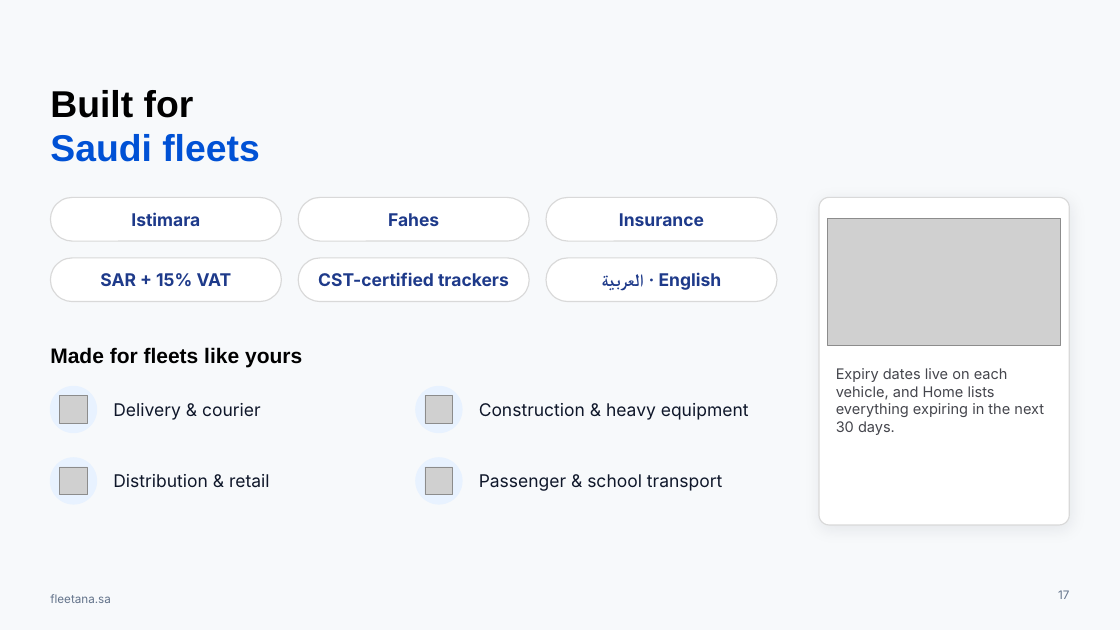
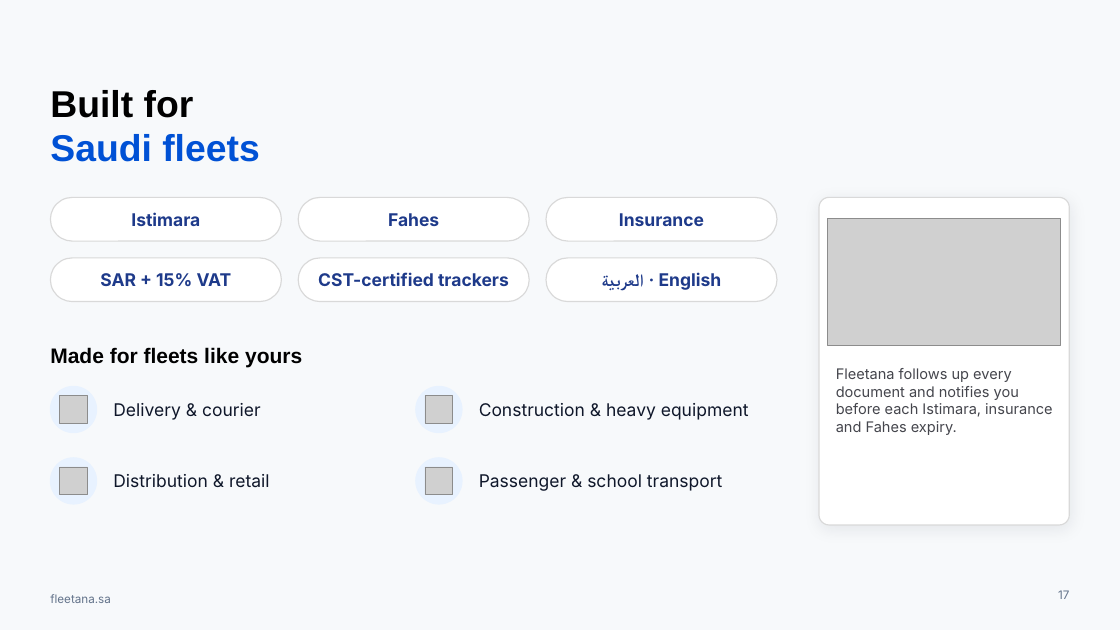
Before and after one commit to AbdallahDaban/Claude, a slide deck: slide 17 of fleetana-launch/brand/profile/Fleetana-Company-Profile-EN.pptx. Drawn at 1120x630 pixels with LibreOffice and Linux fonts; fonts in the diff are those of the drawing; grey boxes stand for pictures; background and template pictures are left out. Boxes give left, top, right and bottom in pixels: in the first picture for what was removed or moved away, otherwise in the second. Text is boxed around its words. In the diff, an @@ line names an element or a change of style, - is before the commit and + after.

```diff
--- a/fleetana-launch/brand/profile/Fleetana-Company-Profile-EN.pptx
+++ b/fleetana-launch/brand/profile/Fleetana-Company-Profile-EN.pptx
@@ text at [836, 368, 1052, 435]: text changed @@
-Expiry dates live on each vehicle, and Home lists everything expiring in the next 30 days.
+Fleetana follows up every document and notifies you before each Istimara, insurance and Fahes expiry.
```
Also in this commit, not shown: 8 other slides changed, 7 other files.
